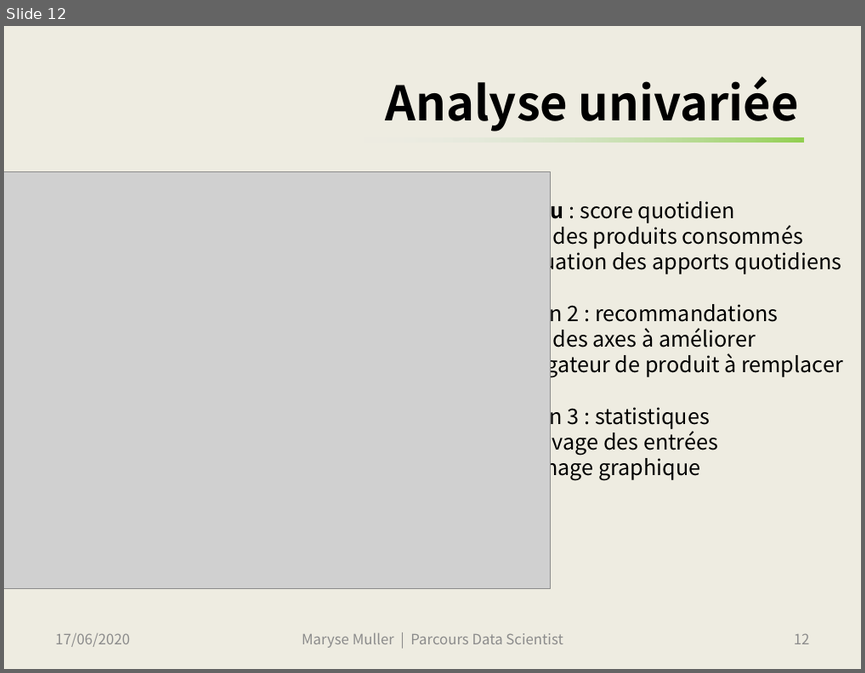
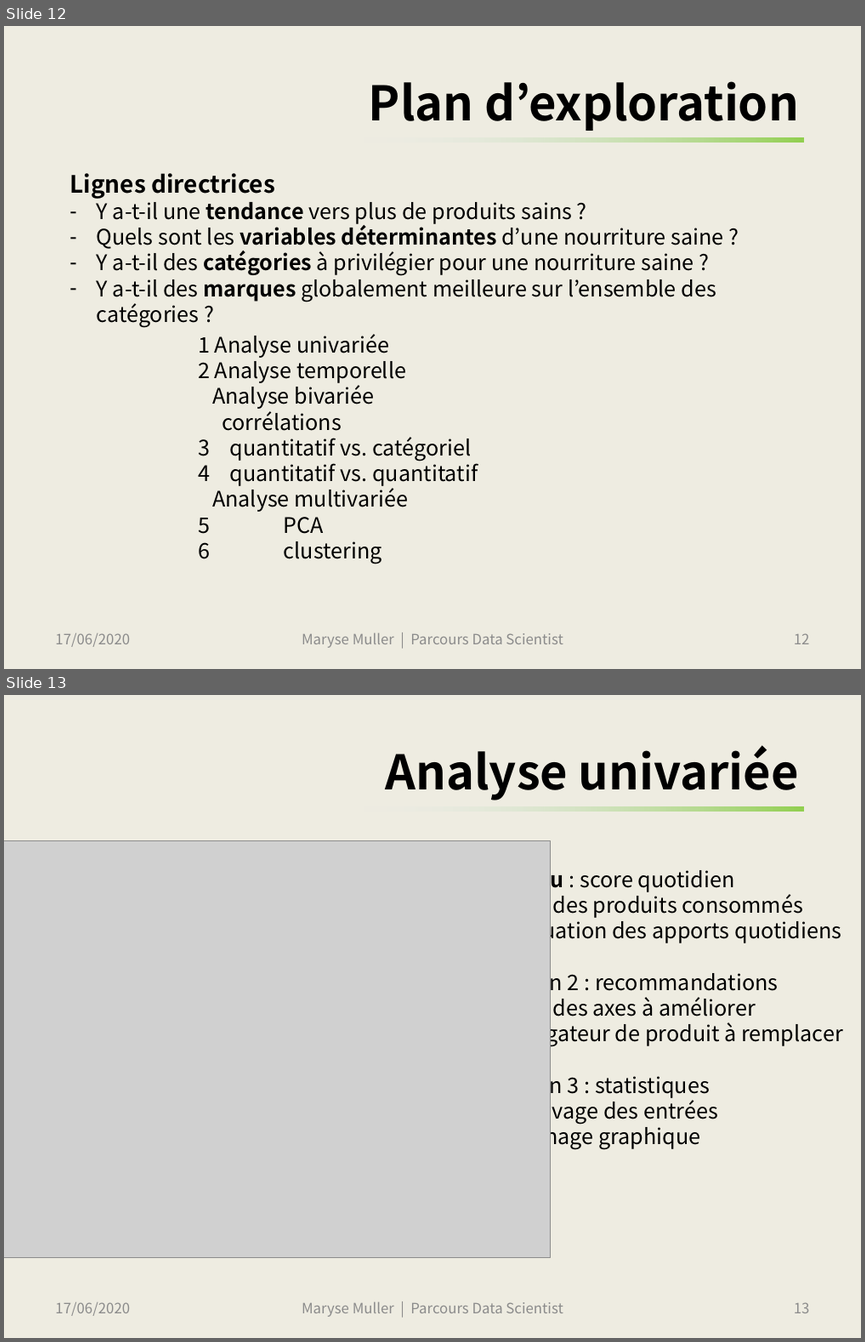
Before and after one commit to SmellyArmure/OC_DS_Project3, a slide deck: SOUTENANCE/Projet3.pptx. Shown one above the other, each under a label of ours: slide 12 before the commit, slides 12 and 13 after it. The pictures are 865x673 and 865x1342 pixels, drawn with LibreOffice and Linux fonts; fonts in the diff are those of the drawing; grey boxes stand for pictures. Boxes give left, top, right and bottom in pixels: in the first picture for what was removed or moved away, otherwise in the second. Text is boxed around its words. In the diff, an @@ line names an element or a change of style, - is before the commit and + after.

Commit message:
P3_Analysis : Analyse bivariée tests Anova et Kruskal-Wallis pour nutrigrade et teneurs, pnns et nutriscore, classement des marques, Pair plots et corrélations, tableaux de contingence, clustering à partir de la PCA. … en cours

```diff
--- a/SOUTENANCE/Projet3.pptx
+++ b/SOUTENANCE/Projet3.pptx
@@ slide 12 added at [4, 26, 861, 669], background #EEECE1 @@
@@ title added at [369, 81, 799, 131], 40 pt, text #000000, bold @@
+Plan d’exploration
@@ rectangle added at [362, 138, 803, 142], fill gradient #92D050 to #E1E8F5 @@
@@ text added at [69, 173, 723, 301], 18 pt, text #000000 @@
+Lignes directrices
+– Y a-t-il une tendance vers plus de produits sains ?
+– Quels sont les variables déterminantes d’une nourriture saine ?
+– Y a-t-il des catégories à privilégier pour une nourriture saine ?
+– Y a-t-il des marques globalement meilleure sur l’ensemble des catégories ?
@@ text added at [198, 334, 477, 563], 18 pt, text #000000 @@
+1 Analyse univariée
+2 Analyse temporelle
+Analyse bivariée
+corrélations
+3 quantitatif vs. catégoriel
+4 quantitatif vs. quantitatif
+Analyse multivariée
+5 PCA
+6 clustering
@@ text added at [55, 633, 130, 646], 12 pt, text #8C8C8C @@
+17/06/2020
@@ text added at [302, 633, 562, 647], 12 pt, text #8C8C8C @@
+Maryse Muller | Parcours Data Scientist
@@ page number added at [794, 633, 810, 644], 12 pt, text #8C8C8C @@
+12
@@ what was slide 12 is now slide 13 @@
@@ page number at [794, 1302, 810, 1313]: text changed @@
-12
+13
```
Also in this commit, not shown: 2 slides changed, 5 other slides added, 1 other file.
